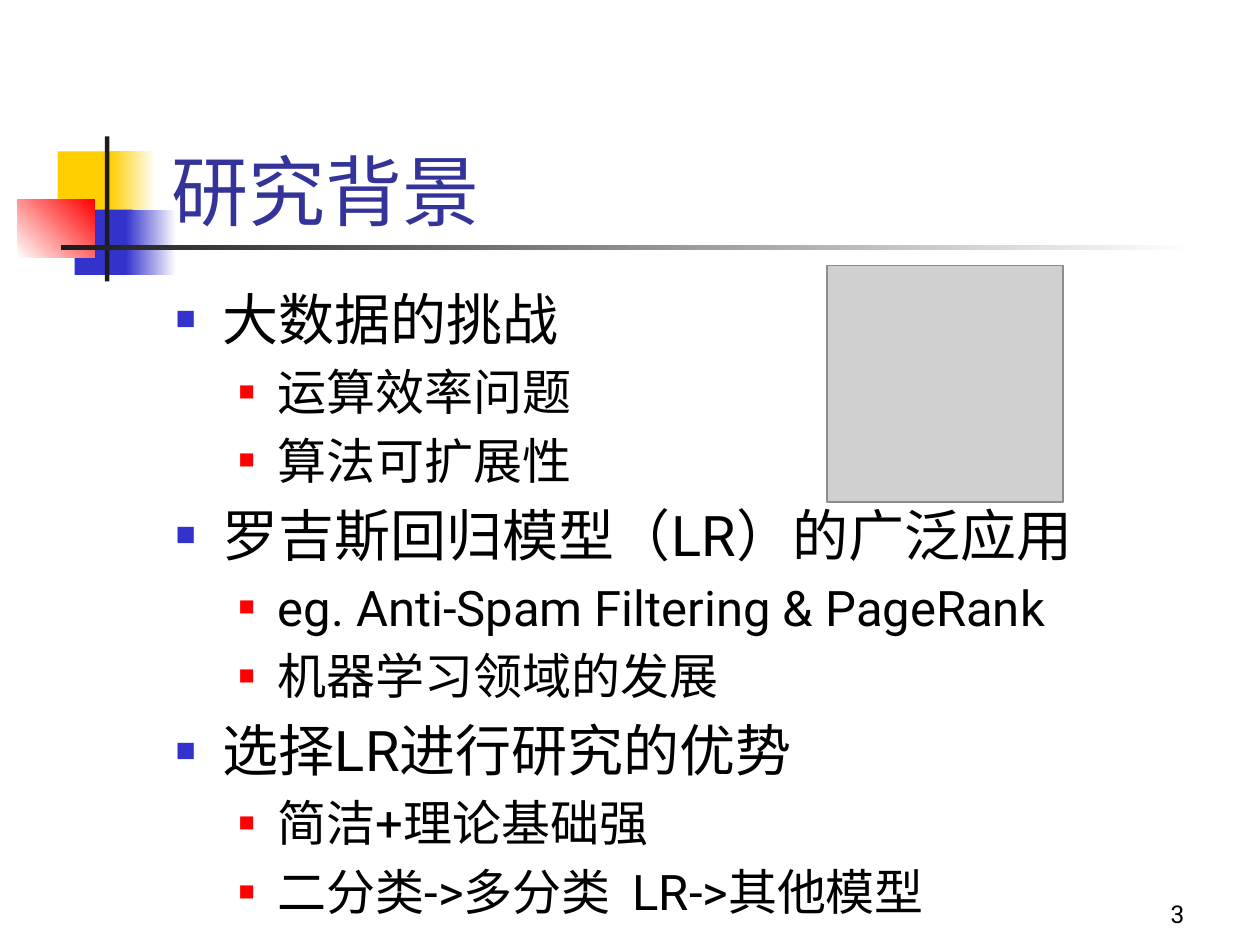
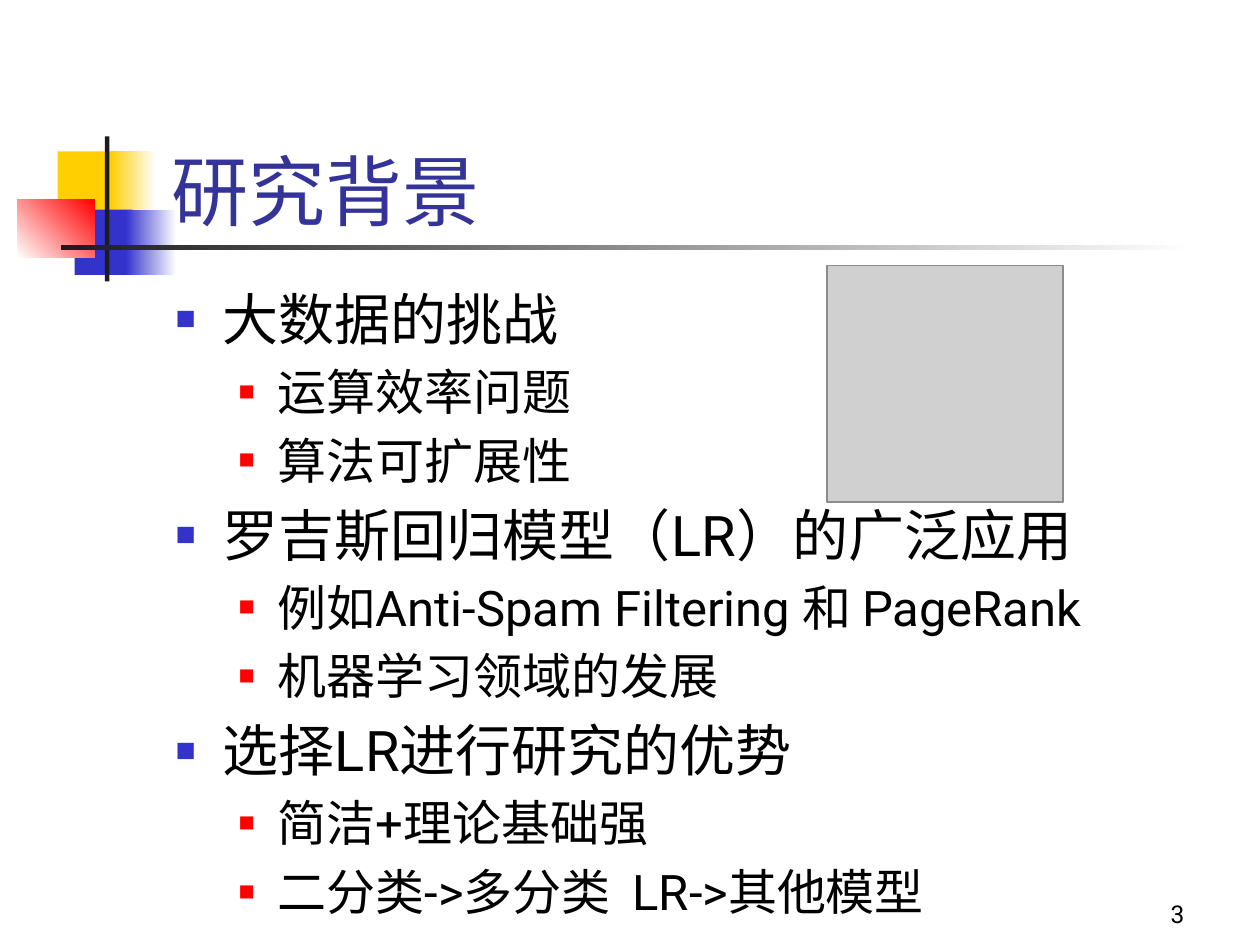
Before and after one commit to penghaoruo/grad-draft, a slide deck: slide 3 of ppt/答辩报告-彭昊若.pptx. Drawn at 1260x945 pixels with LibreOffice and Linux fonts; fonts in the diff are those of the drawing; grey boxes stand for pictures. Boxes give left, top, right and bottom in pixels: in the first picture for what was removed or moved away, otherwise in the second. Text is boxed around its words. In the diff, an @@ line names an element or a change of style, - is before the commit and + after.

```diff
--- a/ppt/答辩报告-彭昊若.pptx
+++ b/ppt/答辩报告-彭昊若.pptx
@@ text at box(278, 585, 1081, 637): text changed @@
-  ■ eg. Anti-Spam Filtering & PageRank
+  ■ 例如Anti-Spam Filtering 和 PageRank
```
Also in this commit, not shown: 9 other slides changed, 1 slide added, 1 slide removed, 6 other files.
